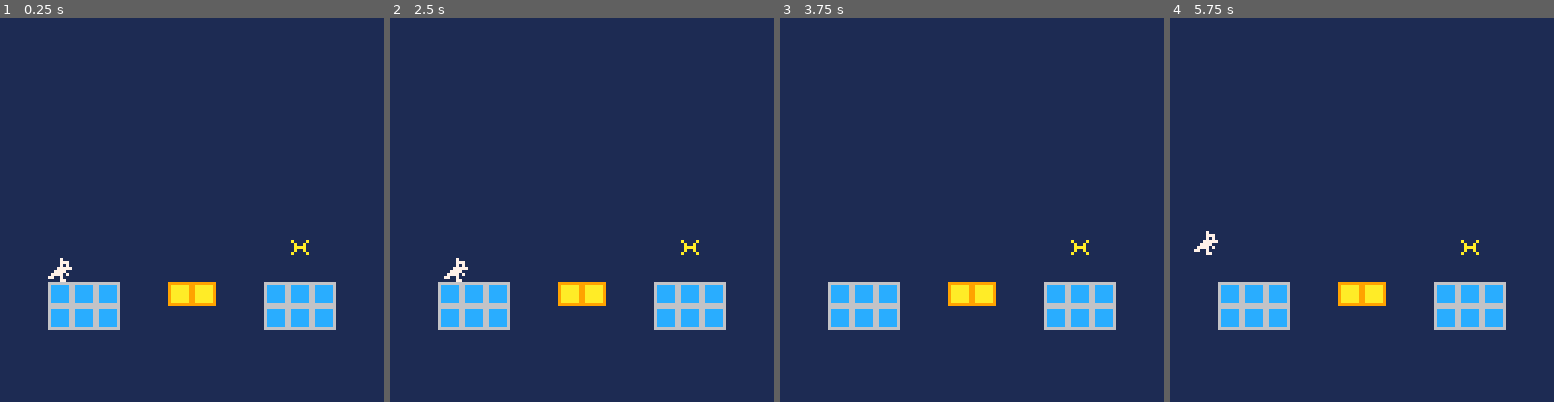
Above: before the commit, frames 1-4 (left to right).
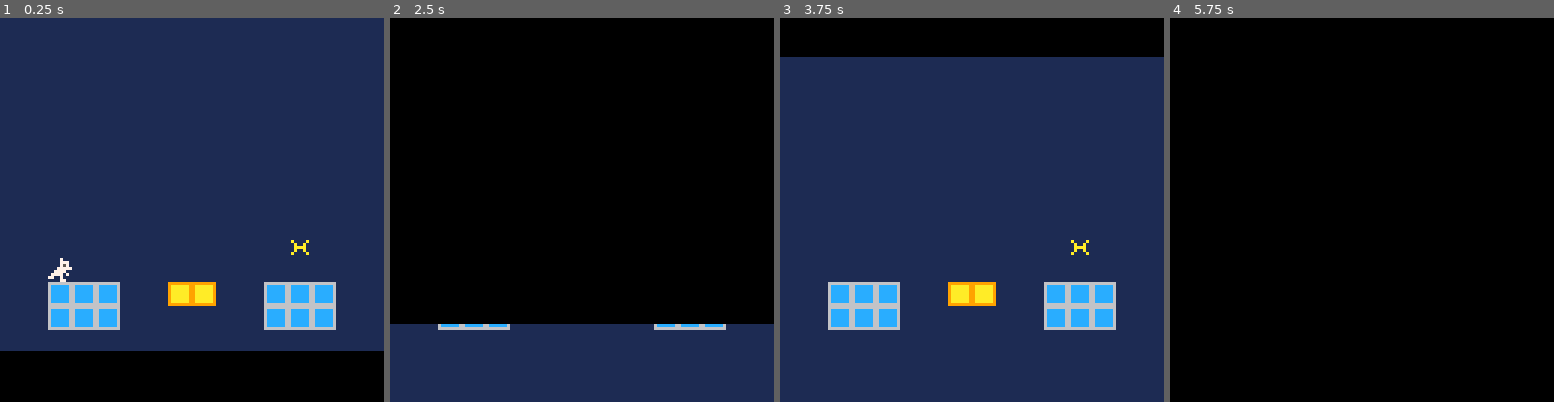
Above: after the commit, the same moments.

Repository: Pirh/alakajam2
Game: PICO-8 cartridge alakajam2.p8
The game is run twice, just before and just after one commit, with the same random seed, the same clock (stepped at 60 frames per second) and the same inputs.
Inputs:
- Up to frame 1 (0.25 s): no input
- Up to frame 2 (2.5 s): tap O (Z key) at 0.7, 1.7, 2.1 s; hold Right 1.6-2.1 s; hold Right from 2.47 s (still down)
- Up to frame 3 (3.75 s): tap O (Z key) every 0.4 s from 2.5 to 3.7 s; release Right at 3.03 s; hold Left 3.08-3.58 s
- Up to frame 4 (5.75 s): hold Right 4.02-4.68 s; tap O (Z key) every 0.4 s from 4.1 to 5.7 s; hold Left 5.08-5.68 s

The runs differ from the first frame. In frame 1, 13% of the frame differs, in the area x 0-100%, y 64-100%; in frame 2, 80%; in frame 3, 10%; in frame 4, 100%, in the area x 0-100%, y 0-100%.

Commit message:
Add fade between levels

Diff:
--- a/alakajam2.p8
+++ b/alakajam2.p8
@@ -58,6 +58,8 @@
 jumpspeed = (2.0 * jumpheight) / (airtime / 2.0)
 gravity = 2.0 * jumpheight / (airtime * airtime * 0.25)
 jumpgravscale = 5.0
+fadespeed = 1.5
+fadecurve = 4
 
 rectps = {
     {0,0},
@@ -161,10 +163,14 @@
 -- game state
 
 level = 0
+fadecol = 0
 
 function gameinit()
   player = nil
   things = {}
+  fade = 1
+  fadein = true
+  nextlevel = nil
   local lv = levels[level+1]
   local ox = lv.ox * 16
   local oy = lv.oy * 16
@@ -195,6 +201,8 @@
   local ox = lv.ox * 16
   local oy = lv.oy * 16
 
+  fade = max(0, fade - dt * fadespeed)
+
   local facing = 0
   if btn(0) then facing -= 1 end
   if btn(1) then facing += 1 end
@@ -254,18 +262,31 @@
 
   if player.y > pix(24) then
     if lv.darkreset then
-      level = lv.darkreset
-    end
-    changestate(states.game)
+      nextlevel = lv.darkreset
+    else
+      nextlevel = level
+    end
   end
 
   for other in all(things) do
     if player != other then
       local collided = rect_hits_rect(player.x, player.y, other.x, other.y)
       if collided then
-        level += 1
-        changestate(states.game)
+        nextlevel = level + 1
       end
+    end
+  end
+
+  if nextlevel then
+    local darkwipe = lv.darkreset or levels[nextlevel+1].darkreset
+    fadecol = darkwipe and 8 or 0
+
+    if fadein then
+      fadein = false
+      fade = 1
+    elseif fade == 0 then
+      level = nextlevel
+      changestate(states.game)
     end
   end
 end
@@ -275,11 +296,20 @@
   local ox = lv.ox * 16
   local oy = lv.oy * 16
 
-  cls(1-level)
+  cls(lv.darkreset and 0 or 1)
   map(ox, oy, 0, 0, 16, 16, 0x80)
 
   for thing in all(things) do
     spr(thing.sp, thing.x, thing.y)
+  end
+
+  if fade > 0 then
+    local t = fade ^ fadecurve
+    if fadein then
+      rectfill(0, 128 - (t * 128), 128, 128, fadecol)
+    else
+      rectfill(0, 0, 128, 128 - (t * 128), fadecol)
+    end
   end
 end
 -->8
@@ -300,7 +330,7 @@
 __gfx__
 00000000000070006666666699999999000000000000000000000000000000000000000000000000000000000000000000000000000000000000000000000000
 00000000000077706cccccc69aaaaaa9000000000000000000000000000000000000000000000000000000000000000000000000000000000000000000000000
-00700700000070706cccccc69aaaaaa9000000000000000000000000000000000000000000000000000000000000000000000000000000000000000000000000
+00700700000075706cccccc69aaaaaa9000000000000000000000000000000000000000000000000000000000000000000000000000000000000000000000000
 00077000000777776cccccc69aaaaaa9000000000000000000000000000000000000000000000000000000000000000000000000000000000000000000000000
 00077000007777006cccccc69aaaaaa9000000000000000000000000000000000000000000000000000000000000000000000000000000000000000000000000
 00700700077770706cccccc69aaaaaa9000000000000000000000000000000000000000000000000000000000000000000000000000000000000000000000000
